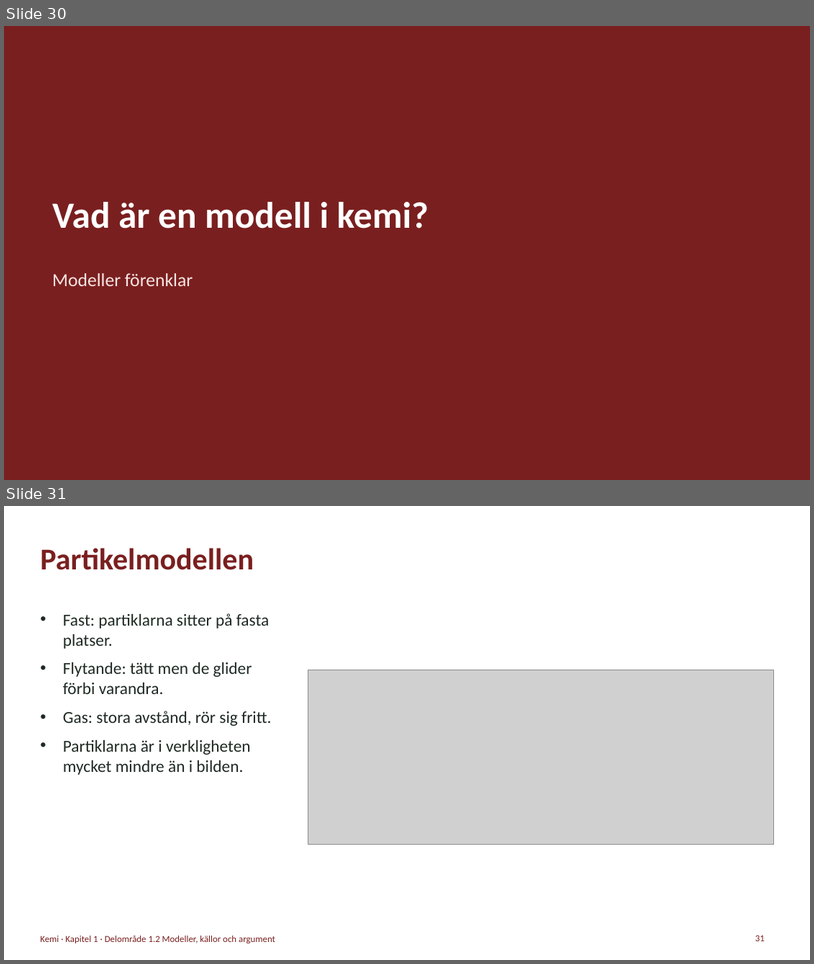
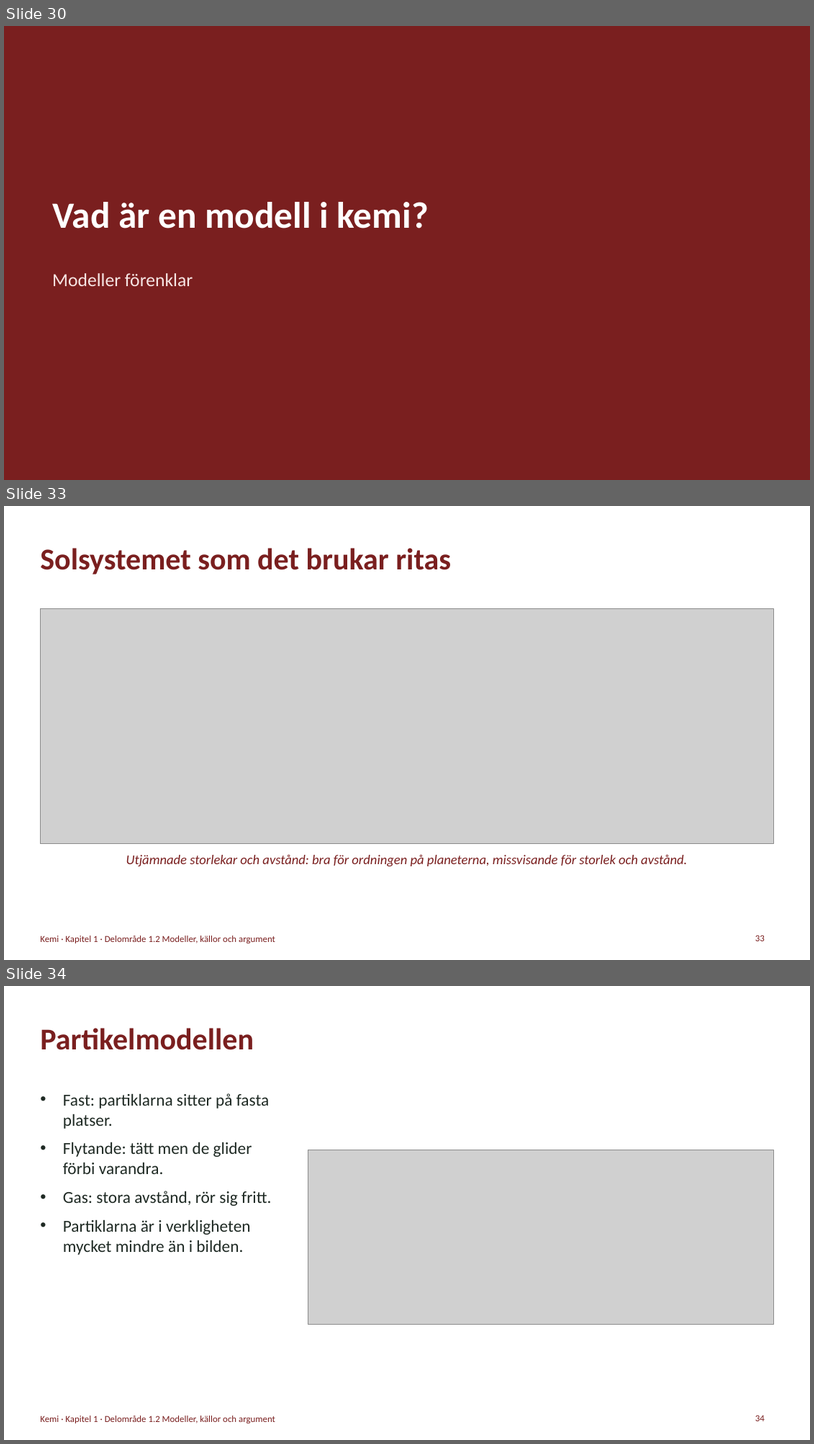
Before and after one commit to sweviktor95/pluggis, a slide deck: planering/kemi-omrade1/kemi-1-kemi-som-vetenskap.pptx. Shown one above the other, each under a label of ours: slides 30 and 31 before the commit, slides 30, 33 and 34 after it; the slides between them are not shown. The pictures are 814x964 and 814x1444 pixels, drawn with LibreOffice and Linux fonts; fonts in the diff are those of the drawing; grey boxes stand for pictures. Boxes give left, top, right and bottom in pixels: in the first picture for what was removed or moved away, otherwise in the second. Text is boxed around its words. In the diff, an @@ line names an element or a change of style, - is before the commit and + after.

```diff
--- a/planering/kemi-omrade1/kemi-1-kemi-som-vetenskap.pptx
+++ b/planering/kemi-omrade1/kemi-1-kemi-som-vetenskap.pptx
@@ slide 33 added at (4, 506, 810, 960), background #FFFFFF; not listed: 1 template element that a slide beside it also shows @@
@@ title added at (40, 548, 451, 574), 36 pt, text #7A1F1F, bold @@
+Solsystemet som det brukar ritas
@@ picture added at (40, 609, 774, 844) @@
@@ text added at (126, 854, 687, 866), 16 pt, text #7A1F1F, italic @@
+Utjämnade storlekar och avstånd: bra för ordningen på planeterna, missvisande för storlek och avstånd.
@@ page number added at (756, 934, 765, 941), 11 pt, text #7A1F1F @@
+33
@@ what was slide 31 is now slide 34 @@
@@ page number at (756, 1414, 765, 1421): text changed @@
-31
+34
```
Also in this commit, not shown: 1 slide changed, 2 other slides added, 6 other files.
